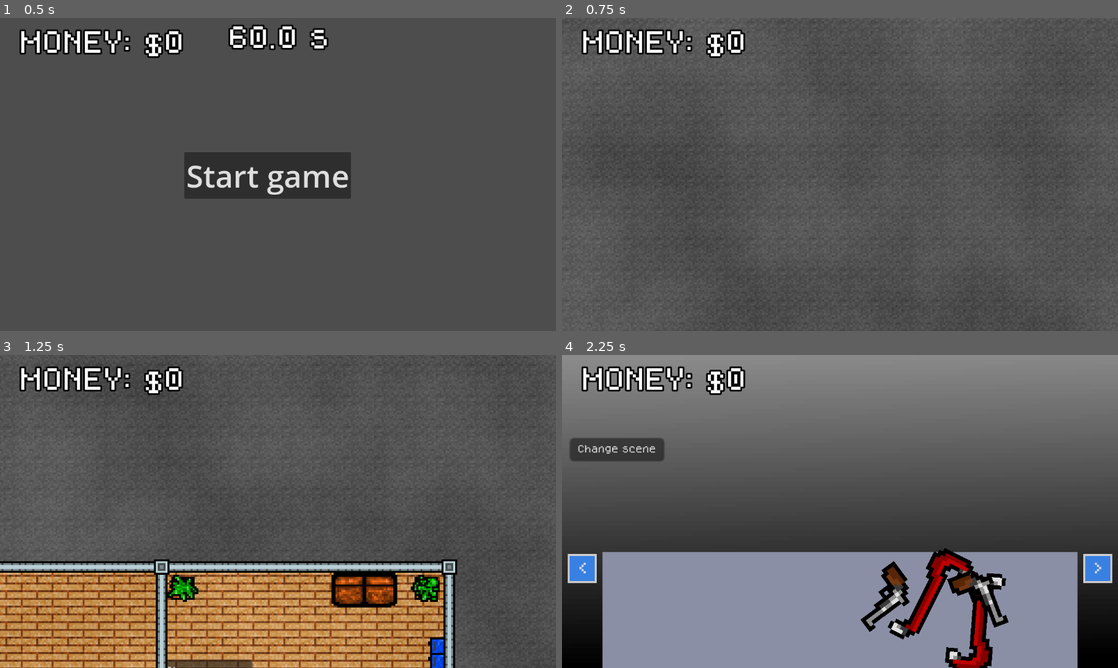
Above: before the commit, frames 1-4 (two rows, left to right).
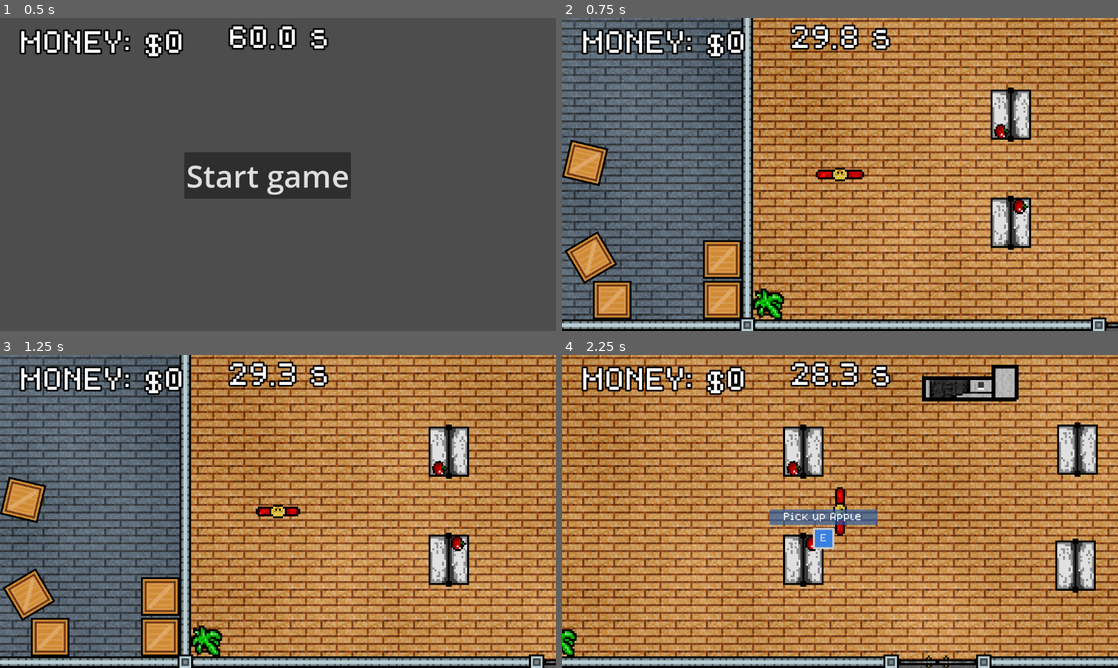
Above: after the commit, the same moments.

Repository: Azzty/projekt-kriminell
Game: Godot game, scene res://Scenes/Main/game.tscn
The game is run twice, just before and just after one commit, with the same random seed, the same clock (stepped at 60 frames per second) and the same inputs.
Inputs (mouse positions are in pixels of both pictures, inside the frame that each line leads up to):
- Up to frame 1 (0.5 s): no input
- Up to frame 2 (0.75 s): click "Start game" at 0.5 s
- Up to frame 3 (1.25 s): no input
- Up to frame 4 (2.25 s): move the mouse to (962, 495) at 1.27 s; hold D (move_right) 1.28-2 s; tap E (interact_e) at 1.35 s; click (962, 495) at 1.42 s; click (817, 495) at 2 s, where only the run before the commit has a clickable "Change scene"

Frame 1 is identical in both runs. In frame 2, 91% of the frame differs, in the area x 0-100%, y 0-100%; in frame 3, 89%; in frame 4, 98%.

Commit message:
Started work on upgrade screen

Diff:
--- a/Scenes/Levels/robbery.tscn
+++ b/Scenes/Levels/robbery.tscn
@@ -551,6 +551,7 @@
 [node name="RobberyLogic" type="Node" parent="."]
 process_mode = 3
 script = ExtResource("16_r27xa")
+enabled = false
 
 [node name="Van" parent="RobberyLogic" instance=ExtResource("16_vum6h")]
 position = Vector2(9.64993, 605)
--- a/Scenes/Levels/shop.tscn
+++ b/Scenes/Levels/shop.tscn
@@ -7,7 +7,7 @@
 [ext_resource type="Texture2D" uid="uid://b31o3k82w6koe" path="res://Assets/sprites/Items/Misc/apple.png" id="5_y64e2"]
 [ext_resource type="Texture2D" uid="uid://ckkuj38vmpyvo" path="res://Assets/sprites/Items/Weapons/Guns/revolver_big.png" id="6_gm4dq"]
 [ext_resource type="FontFile" uid="uid://c6bxrr21jks66" path="res://Assets/fonts/dogicapixel.ttf" id="7_1o4dj"]
-[ext_resource type="Script" uid="uid://dtny2tvtdvjk7" path="res://Scripts/UI/button_change_scene.gd" id="8_vkau3"]
+[ext_resource type="Theme" uid="uid://difjd64jhu5hr" path="res://Assets/Themes/Main.tres" id="7_6cqx3"]
 [ext_resource type="PackedScene" uid="uid://byr6kguuaclem" path="res://Scenes/Effects/sparkle_explosion.tscn" id="9_v6o73"]
 
 [sub_resource type="RectangleShape2D" id="RectangleShape2D_a54sg"]
@@ -76,19 +76,20 @@
 scale = Vector2(2, 2)
 texture = ExtResource("6_gm4dq")
 
-[node name="Button" type="Button" parent="."]
-offset_left = -140.0
-offset_top = -38.0
-offset_right = -91.0
-offset_bottom = -26.0
+[node name="FinishDayButton" type="Button" parent="."]
+offset_left = -143.0
+offset_top = 68.0
+offset_right = -94.0
+offset_bottom = 80.0
+theme = ExtResource("7_6cqx3")
 theme_override_fonts/font = ExtResource("7_1o4dj")
 theme_override_font_sizes/font_size = 4
-text = "Change scene"
-script = ExtResource("8_vkau3")
-scene_to_switch_to = "uid://cnr1exbd78fih"
+text = "Finish day"
 
 [node name="SparkleExplosion" parent="." instance=ExtResource("9_v6o73")]
 position = Vector2(-285, -14)
 
 [node name="Camera2D" type="Camera2D" parent="."]
 zoom = Vector2(4, 4)
+
+[connection signal="pressed" from="FinishDayButton" to="." method="_finish_day"]
--- a/Scenes/UI Elements/lockpick_minigame.tscn
+++ b/Scenes/UI Elements/lockpick_minigame.tscn
@@ -64,9 +64,9 @@
 modulate = Color(0.0166667, 1, 0, 1)
 z_index = 1
 layout_mode = 0
-offset_left = 16.0
+offset_left = 15.0
 offset_top = 6.0
-offset_right = 19.0
+offset_right = 20.0
 offset_bottom = 10.0
 theme_override_styles/panel = SubResource("StyleBoxFlat_75yt0")
 
--- /dev/null
+++ b/Scenes/UI Elements/upgrade_screen.tscn
@@ -0,0 +1,100 @@
+[gd_scene load_steps=6 format=3 uid="uid://dq47yq2j6q2pq"]
+
+[ext_resource type="Script" uid="uid://ttmg8775rcy6" path="res://Scripts/UI/upgrade_screen.gd" id="1_ugf2n"]
+[ext_resource type="Theme" uid="uid://difjd64jhu5hr" path="res://Assets/Themes/Main.tres" id="2_lg0xc"]
+[ext_resource type="FontFile" uid="uid://c6bxrr21jks66" path="res://Assets/fonts/dogicapixel.ttf" id="3_6gmwl"]
+[ext_resource type="Script" uid="uid://dtny2tvtdvjk7" path="res://Scripts/UI/button_change_scene.gd" id="4_qcjig"]
+
+[sub_resource type="StyleBoxFlat" id="StyleBoxFlat_6gmwl"]
+bg_color = Color(0.11, 0.406667, 1, 1)
+
+[node name="UpgradeScreen" type="Control"]
+layout_mode = 3
+anchors_preset = 15
+anchor_right = 1.0
+anchor_bottom = 1.0
+grow_horizontal = 2
+grow_vertical = 2
+script = ExtResource("1_ugf2n")
+
+[node name="Panel" type="Panel" parent="."]
+process_mode = 3
+layout_mode = 1
+anchors_preset = 8
+anchor_left = 0.5
+anchor_top = 0.5
+anchor_right = 0.5
+anchor_bottom = 0.5
+offset_left = -282.5
+offset_top = -210.0
+offset_right = 282.5
+offset_bottom = 210.0
+grow_horizontal = 2
+grow_vertical = 2
+theme = ExtResource("2_lg0xc")
+theme_override_styles/panel = SubResource("StyleBoxFlat_6gmwl")
+
+[node name="SpeedUpgrade" type="Control" parent="Panel"]
+unique_name_in_owner = true
+anchors_preset = 0
+offset_top = 26.0
+offset_right = 564.0
+offset_bottom = 70.0
+
+[node name="Label" type="Label" parent="Panel/SpeedUpgrade"]
+layout_mode = 0
+offset_left = 18.0
+offset_top = 19.0
+offset_right = 202.0
+offset_bottom = 59.0
+theme_override_font_sizes/font_size = 16
+text = "Increase speed"
+
+[node name="Button" type="Button" parent="Panel/SpeedUpgrade"]
+layout_mode = 0
+offset_left = 382.0
+offset_top = 16.0
+offset_right = 514.0
+offset_bottom = 38.0
+theme_override_font_sizes/font_size = 16
+text = "Cost: $100"
+
+[node name="SellUpgrade" type="Control" parent="Panel"]
+unique_name_in_owner = true
+anchors_preset = 0
+offset_top = 87.0
+offset_right = 564.0
+offset_bottom = 131.0
+
+[node name="Label" type="Label" parent="Panel/SellUpgrade"]
+layout_mode = 0
+offset_left = 18.0
+offset_top = 19.0
+offset_right = 202.0
+offset_bottom = 59.0
+theme_override_font_sizes/font_size = 16
+text = "Increase speed"
+
+[node name="Button" type="Button" parent="Panel/SellUpgrade"]
+layout_mode = 0
+offset_left = 382.0
+offset_top = 16.0
+offset_right = 514.0
+offset_bottom = 38.0
+theme_override_font_sizes/font_size = 16
+text = "Cost: $100"
+
+[node name="GotoStoreButton" type="Button" parent="Panel"]
+offset_left = 136.0
+offset_top = 364.0
+offset_right = 416.0
+offset_bottom = 386.0
+theme = ExtResource("2_lg0xc")
+theme_override_fonts/font = ExtResource("3_6gmwl")
+theme_override_font_sizes/font_size = 16
+text = "Go rob the store again"
+script = ExtResource("4_qcjig")
+scene_to_switch_to = "uid://cnr1exbd78fih"
+
+[connection signal="pressed" from="Panel/SpeedUpgrade/Button" to="." method="_upgrade_speed"]
+[connection signal="pressed" from="Panel/SellUpgrade/Button" to="." method="_upgrade_sell_multiplier"]
--- a/Scripts/Managers/game_state.gd
+++ b/Scripts/Managers/game_state.gd
@@ -1,6 +1,10 @@
 extends Node
 
+const DEFAULT_PLAYER_SPEED := 150
+
+# Playerstats
 var player: CharacterBody2D
+var player_speed := DEFAULT_PLAYER_SPEED
 
 # Inventory
 var inventory: Array[Object] = []
@@ -16,10 +20,18 @@
 signal change_scene(file_path: String, restart_current_scene: bool)
 
 # Money !!! 🦀🦀🦀😈😈🤸🦽🏌️
-var _final_money_multiplier := 1
-var money: int = 0:
+var multiplier_upgrade := 1.0:
+	set(value):
+		multiplier_upgrade = value
+		_update_final_money_multiplier()
+var _final_money_multiplier := 1.0
+var money: int = 500:
 	set(value):
 		var added_value = value - money
+		if added_value < 0:
+			money = value
+			money_changed.emit()
+			return
 		money += added_value * _final_money_multiplier
 		money_changed.emit()
 signal money_changed
@@ -115,3 +127,8 @@
 			closest_button = button
 
 	return closest_button
+
+## Update the multiplier by combining all other multipliers
+func _update_final_money_multiplier():
+	_final_money_multiplier = 1.0
+	_final_money_multiplier *= multiplier_upgrade
--- a/Scripts/Managers/gui_manager.gd
+++ b/Scripts/Managers/gui_manager.gd
@@ -2,6 +2,7 @@
 
 const _lockpick_scene := preload("res://Scenes/UI Elements/lockpick_minigame.tscn")
 const _mission_failed_scene := preload("res://Scenes/UI Elements/mission_failed_screen.tscn")
+const _upgrade_screen := preload("res://Scenes/UI Elements/upgrade_screen.tscn")
 
 var ui_locked := false
 var gui: CanvasLayer
@@ -44,6 +45,15 @@
 	scene.find_child("RetryButton").grab_focus()
 	_active_extra_scenes.append(scene)
 
+func spawn_upgrade_screen():
+	if not gui: return
+
+	get_tree().paused = true
+	var scene = _upgrade_screen.instantiate()
+	gui.add_child(scene)
+	scene.global_position = get_viewport().get_visible_rect().get_center()
+	scene.global_position -= scene.get_rect().size * 0.5
+
 func override_start_gui():
 	if not gui: return
 	gui.start_screen_override.emit()
--- a/Scripts/Objects/anvil.gd
+++ b/Scripts/Objects/anvil.gd
@@ -115,9 +115,9 @@
 func remove_items_from_slots():
 	for slot in items_in_slots:
 		var item: Sprite2D = items_in_slots[slot]
-		if not item: continue
 		items_in_slots[slot] = null
 		slot.monitoring = true
+		if not item: continue
 		GameState.remove_item_from_inventory(item)
 		item.queue_free()
 
@@ -144,7 +144,7 @@
 		self_modulate.b = 1.0
 
 	for item: Sprite2D in items_in_slots.values():
-		if not item: continue
+		if not is_instance_valid(item): continue
 
 		var item_rect := item.get_rect()
 		#item_rect.position = item.position
--- a/Scripts/Player/player.gd
+++ b/Scripts/Player/player.gd
@@ -3,7 +3,7 @@
 @onready var animated_sprite: AnimatedSprite2D = $AnimatedSprite2D
 
 const DAMAGE := 20
-const SPEED = 150.0
+var speed := GameState.player_speed
 const JUMP_VELOCITY = -400.0
 const PUSH_FORCE = 80.0
 
@@ -45,14 +45,14 @@
 
 	# Handle movement in X and Y direction
 	if directionX:
-		velocity.x = directionX * SPEED
+		velocity.x = directionX * speed
 	else:
-		velocity.x = move_toward(velocity.x, 0, SPEED)
+		velocity.x = move_toward(velocity.x, 0, speed)
 	if directionY:
-		velocity.y = directionY * SPEED
+		velocity.y = directionY * speed
 	else:
-		velocity.y = move_toward(velocity.y, 0, SPEED)
-	velocity = velocity.normalized() * SPEED
+		velocity.y = move_toward(velocity.y, 0, speed)
+	velocity = velocity.normalized() * speed
 
 	look_at(position + velocity)
 	if velocity.length() > 0: rotate(0.5 * PI)
@@ -100,7 +100,7 @@
 		if deltaPosition.length() < 5: continue
 
 		# Move and look at player
-		item.global_position += deltaPosition.normalized() * SPEED * delta * 0.95
+		item.global_position += deltaPosition.normalized() * speed * delta * 0.95
 		item.look_at(position)
 
 	var closest_button = GameState.get_closest_button_to_player()
--- a/Scripts/UI/button_change_scene.gd
+++ b/Scripts/UI/button_change_scene.gd
@@ -3,4 +3,5 @@
 @export_file("*.tscn") var scene_to_switch_to
 
 func _pressed() -> void:
+	if owner.get("exit"): owner.exit.emit()
 	GameState.change_scene.emit(scene_to_switch_to)
--- /dev/null
+++ b/Scripts/UI/upgrade_screen.gd
@@ -0,0 +1,37 @@
+extends Control
+
+@onready var speed_upgrade: Control = %SpeedUpgrade
+@onready var sell_upgrade: Control = %SellUpgrade
+
+var speed_upgrade_cost: int
+var sell_upgrade_cost: int
+
+signal exit
+
+func _ready() -> void:
+	_update_speed_button()
+	_update_sell_button()
+
+func _update_speed_button():
+	var speed_upgrade_amount := (int(GameState.player_speed / 50) - int(GameState.DEFAULT_PLAYER_SPEED / 50) + 1)
+	speed_upgrade_cost = speed_upgrade_amount * 100
+	speed_upgrade.find_child("Button").text = "Cost: $" + str(speed_upgrade_cost)
+
+func _update_sell_button():
+	var sell_upgrade_amount: int = GameState.multiplier_upgrade / 0.1 - 9
+	sell_upgrade_cost = sell_upgrade_amount * 100
+	sell_upgrade.find_child("Button").text = "Cost: $" + str(sell_upgrade_cost)
+
+## Increases the speed variable by 50
+func _upgrade_speed() -> void:
+	if GameState.money - speed_upgrade_cost >= 0:
+		GameState.player_speed += 50
+		GameState.money -= speed_upgrade_cost
+		_update_speed_button()
+
+## Increases the multiplier_upgrade by 0.1
+func _upgrade_sell_multiplier() -> void:
+	if GameState.money - sell_upgrade_cost >= 0:
+		GameState.multiplier_upgrade += 0.1
+		GameState.money -= sell_upgrade_cost
+		_update_sell_button()
--- a/Scripts/World/Store/store_shop.gd
+++ b/Scripts/World/Store/store_shop.gd
@@ -68,3 +68,12 @@
 
 func _on_item_sold(item: Sprite2D):
 	spawned_items.erase(item)
+
+func _finish_day():
+	print(get_tree().root.find_child("Game"))
+	for child in Utilities.find_first_child_of_class(get_tree().root.find_child("Game"), "Node2D").get_children():
+		print(child)
+		if child.get("visible"):
+			print(child, " has visible property")
+			child.visible = false
+	GuiManager.spawn_upgrade_screen()
Not shown, added: Scripts/UI/upgrade_screen.gd.uid
